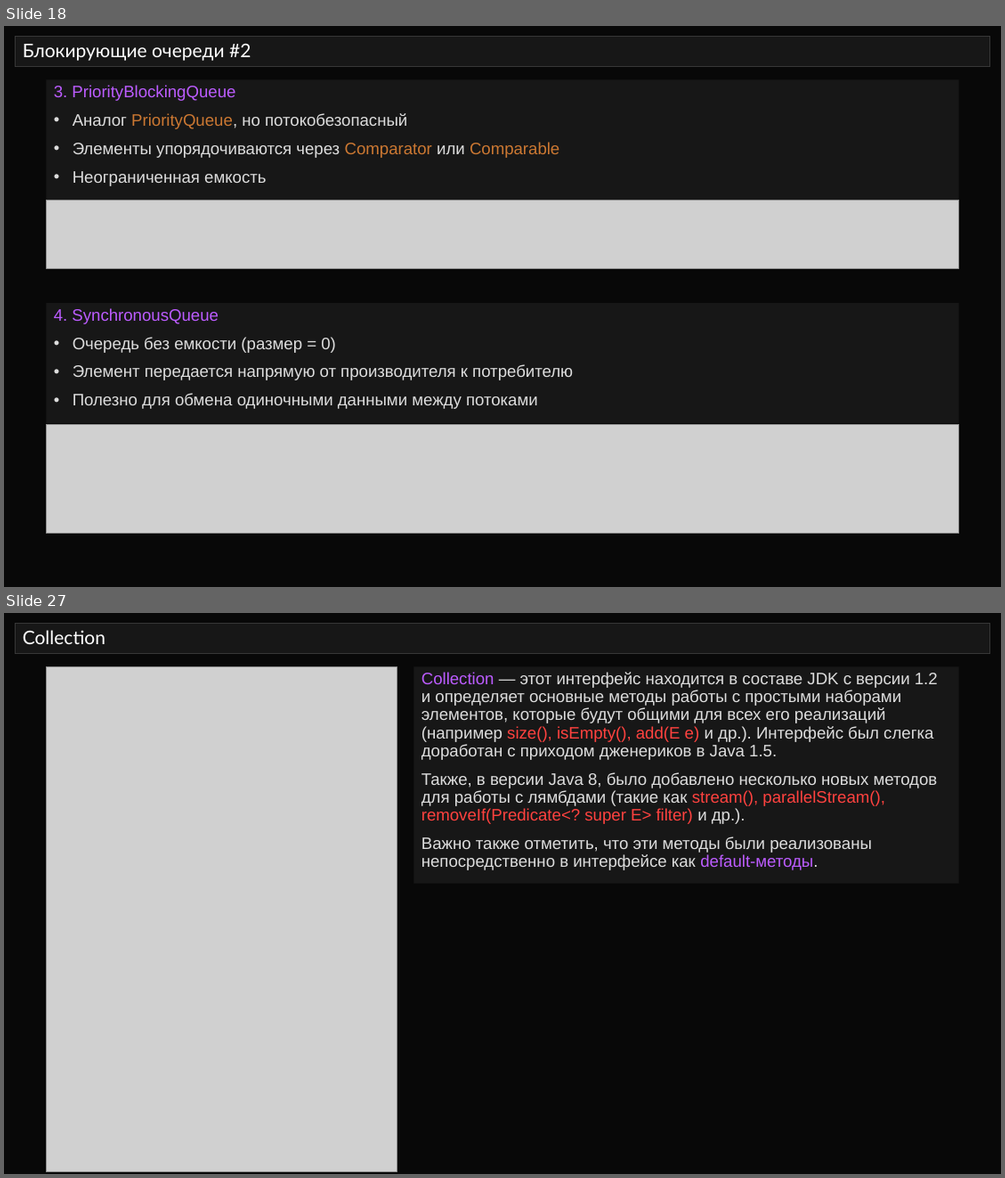
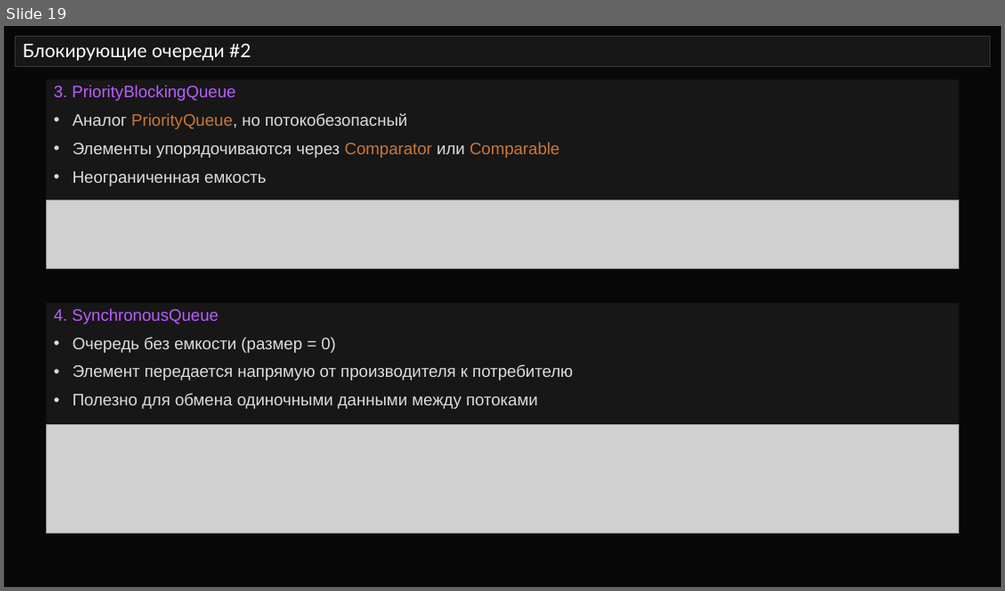
Before and after one commit to semusv/SIB_Concurrent, a slide deck: Concurrent_v1.pptx. Shown one above the other, each under a label of ours: slides 18 and 27 before the commit, slide 19 after it; the slides between them are not shown. The pictures are 1005x1178 and 1005x591 pixels, drawn with LibreOffice and Linux fonts; fonts in the diff are those of the drawing; grey boxes stand for pictures. Boxes give left, top, right and bottom in pixels: in the first picture for what was removed or moved away, otherwise in the second. Text is boxed around its words. In the diff, an @@ line names an element or a change of style, - is before the commit and + after.

```diff
--- a/Concurrent_v1.pptx
+++ b/Concurrent_v1.pptx
@@ slide 27 removed at box(4, 613, 1001, 1174), background #080808 @@
@@ title removed at box(16, 624, 990, 653) @@
-Collection
@@ picture removed at box(46, 666, 396, 1172) @@
@@ rectangle removed at box(413, 666, 959, 884) @@
-Collection — этот интерфейс находится в составе JDK c версии 1.2 и определяет основные методы работы с простыми наборами элементов, которые будут общими для всех его реализаций (например size(), isEmpty(), add(E e) и др.). Интерфейс был слегка доработан с приходом дженериков в Java 1.5.
-Также, в версии Java 8, было добавлено несколько новых методов для работы с лямбдами (такие как stream(), parallelStream(), removeIf(Predicate<? super E> filter) и др.).
-Важно также отметить, что эти методы были реализованы непосредственно в интерфейсе как default-методы.
@@ what was slide 18 is now slide 19 @@
```
Also in this commit, not shown: 2 slides changed, 7 slides added, 32 other slides removed, 6 other files.
